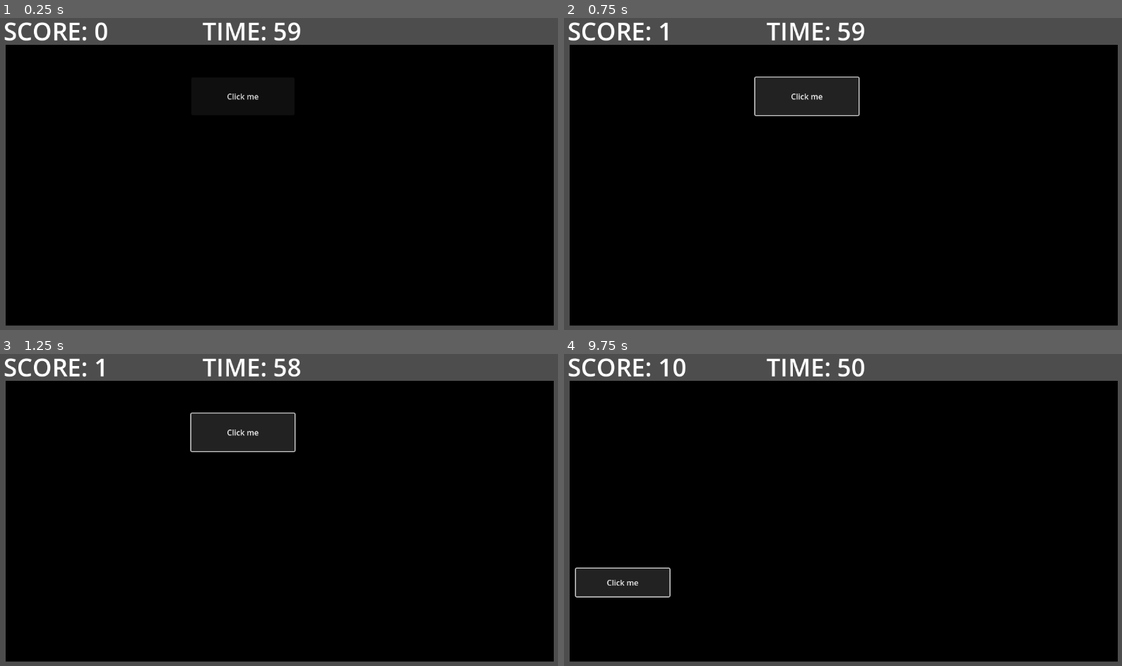
Above: before the commit, frames 1-4 (two rows, left to right).
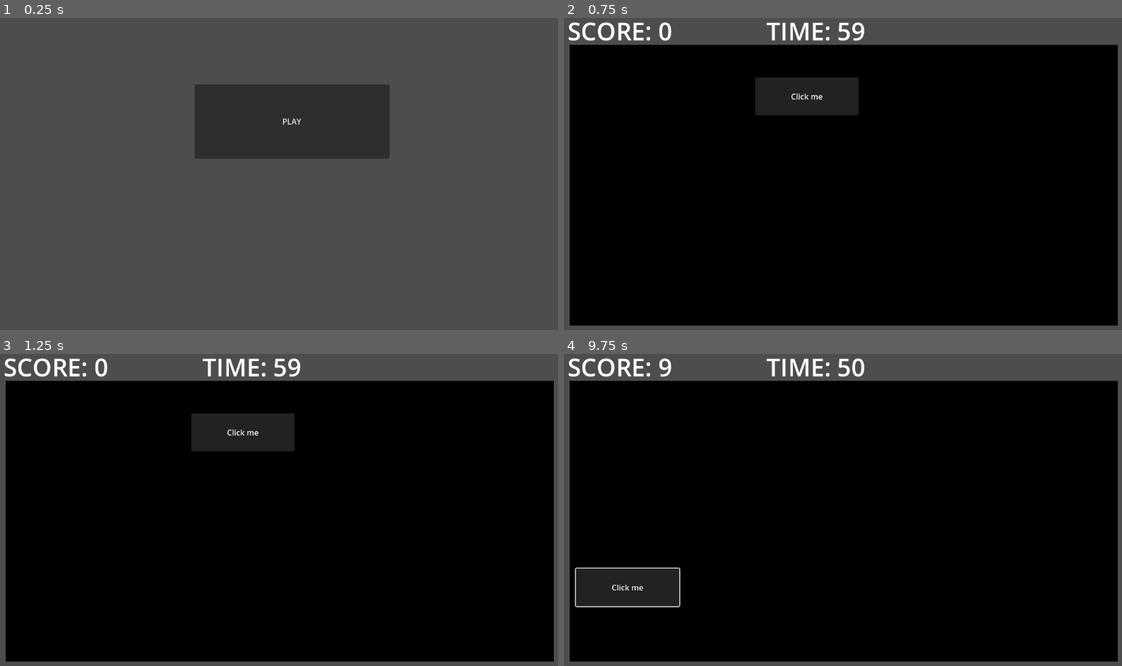
Above: after the commit, the same moments.

Repository: CD1FOX/ClickTheButtonGame
Game: Godot game, scene res://start_screen.tscn
The game is run twice, just before and just after one commit, with the same random seed, the same clock (stepped at 60 frames per second) and the same inputs. Before the commit the project starts from res://main.tscn.
Inputs (mouse positions are in pixels of both pictures, inside the frame that each line leads up to):
- Up to frame 1 (0.25 s): no input
- Up to frame 2 (0.75 s): click (809, 96) at 0.5 s, where only the run before the commit has a clickable "Click me"
- Up to frame 3 (1.25 s): no input
- Up to frame 4 (9.75 s): click "Click me" at 1.25 s; click "Click me" at 2 s; click "Click me" at 2.75 s; tap Enter at 3.5, 5, 8 s; tap Space at 4.25, 6.5, 9.5 s

The runs differ from the first frame. In frame 1, 89% of the frame differs, in the area x 0-100%, y 1-99%; in frame 2, 0.3%; in frame 3, 0.4%; in frame 4, 1.1%.

Commit message:
Update
Added:
- Start and End Screen

Diff:
--- /dev/null
+++ b/end_screen.gd
@@ -0,0 +1,9 @@
+extends Node2D
+
+
+func _on_restart_pressed() -> void:
+	get_tree().change_scene_to_file("res://main.tscn")
+
+
+func _on_exit_pressed() -> void:
+	get_tree().quit()
--- /dev/null
+++ b/end_screen.tscn
@@ -0,0 +1,25 @@
+[gd_scene load_steps=2 format=3 uid="uid://lvb8g3s4u0ra"]
+
+[ext_resource type="Script" uid="uid://cynnqcdr7vxkk" path="res://end_screen.gd" id="1_my301"]
+
+[node name="EndScreen" type="Node2D"]
+script = ExtResource("1_my301")
+
+[node name="Restart" type="Button" parent="."]
+offset_left = 375.0
+offset_top = 163.0
+offset_right = 772.0
+offset_bottom = 266.0
+text = "Restart
+"
+
+[node name="Exit" type="Button" parent="."]
+offset_left = 375.0
+offset_top = 325.0
+offset_right = 772.0
+offset_bottom = 428.0
+text = "Exit
+"
+
+[connection signal="pressed" from="Restart" to="." method="_on_restart_pressed"]
+[connection signal="pressed" from="Exit" to="." method="_on_exit_pressed"]
--- a/project.godot
+++ b/project.godot
@@ -11,6 +11,6 @@
 [application]
 
 config/name="Click the Button Game"
-run/main_scene="uid://bkno4rn1e78d2"
+run/main_scene="uid://bgxp4hlwyu8nq"
 config/features=PackedStringArray("4.4", "Forward Plus")
 config/icon="res://icon.svg"
--- /dev/null
+++ b/start_screen.gd
@@ -0,0 +1,5 @@
+extends Node2D
+
+
+func _on_play_pressed() -> void:
+	get_tree().change_scene_to_file("res://main.tscn")
--- /dev/null
+++ b/start_screen.tscn
@@ -0,0 +1,15 @@
+[gd_scene load_steps=2 format=3 uid="uid://bgxp4hlwyu8nq"]
+
+[ext_resource type="Script" uid="uid://1pbi3p8hesir" path="res://start_screen.gd" id="1_ncxyx"]
+
+[node name="StartScreen" type="Node2D"]
+script = ExtResource("1_ncxyx")
+
+[node name="Play" type="Button" parent="."]
+offset_left = 406.0
+offset_top = 140.0
+offset_right = 804.0
+offset_bottom = 292.0
+text = "PLAY"
+
+[connection signal="pressed" from="Play" to="." method="_on_play_pressed"]
Not shown, added: end_screen.gd.uid
Not shown, added: start_screen.gd.uid
